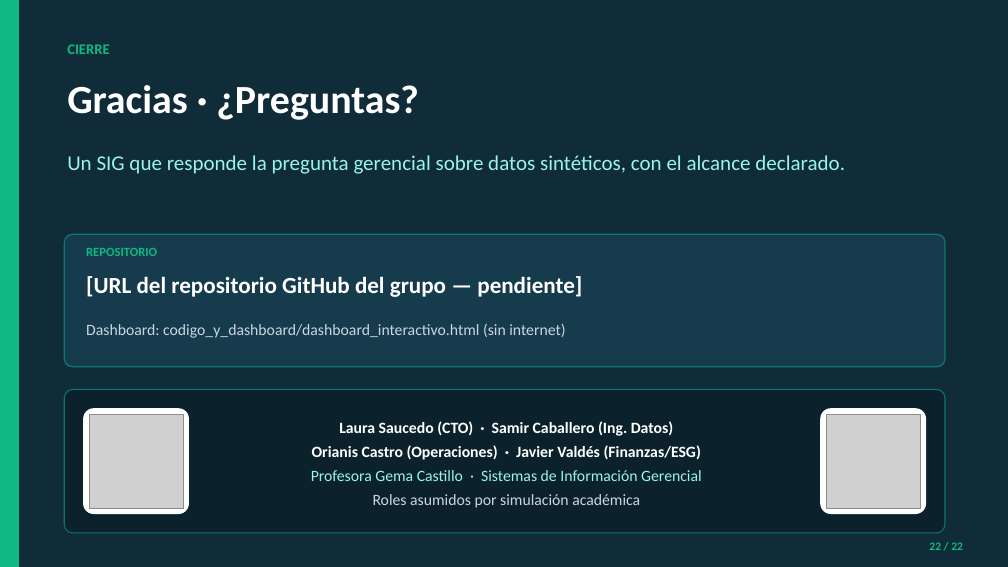
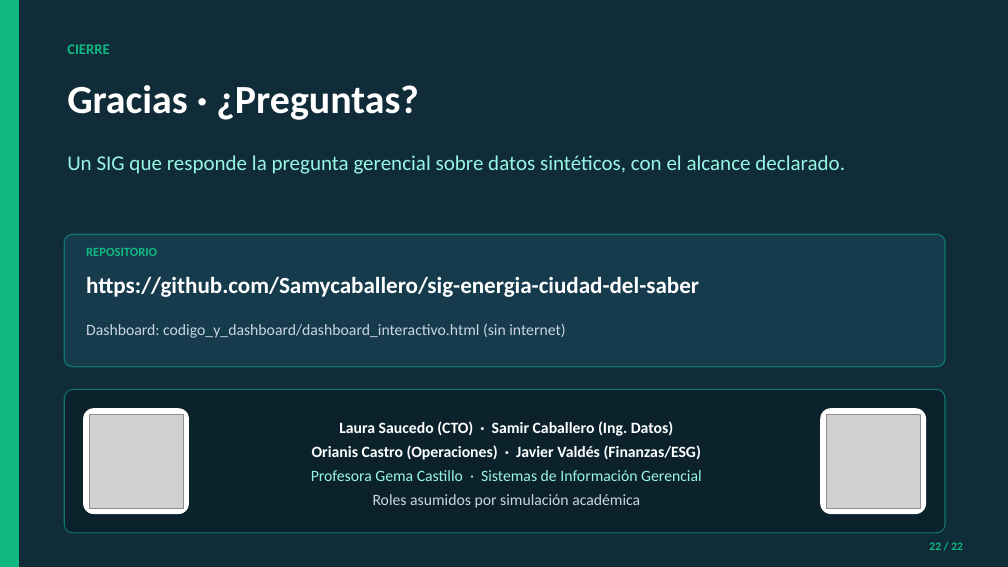
Before and after one commit to Samycaballero/sig-energia-ciudad-del-saber, a slide deck: slide 22 of presentacion/Presentacion_SIG_Energia_Ciudad_del_Saber.pptx. Drawn at 1008x567 pixels with LibreOffice and Linux fonts; fonts in the diff are those of the drawing; grey boxes stand for pictures. Boxes give left, top, right and bottom in pixels: in the first picture for what was removed or moved away, otherwise in the second. Text is boxed around its words. In the diff, an @@ line names an element or a change of style, - is before the commit and + after.

```diff
--- a/presentacion/Presentacion_SIG_Energia_Ciudad_del_Saber.pptx
+++ b/presentacion/Presentacion_SIG_Energia_Ciudad_del_Saber.pptx
@@ text at (x1=86, y1=276, x2=699, y2=297): text changed @@
-[URL del repositorio GitHub del grupo — pendiente]
+https://github.com/Samycaballero/sig-energia-ciudad-del-saber
```
